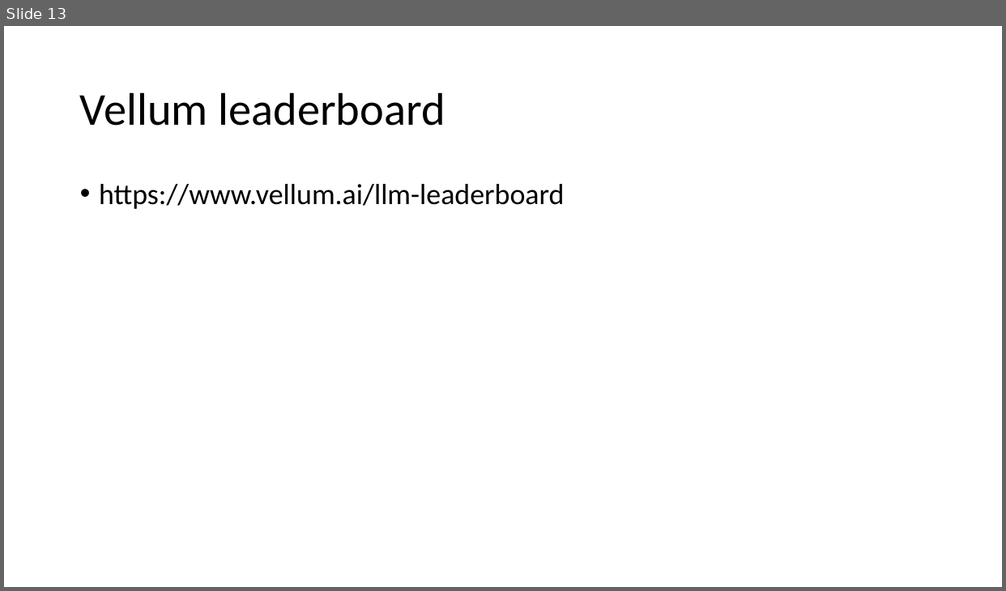
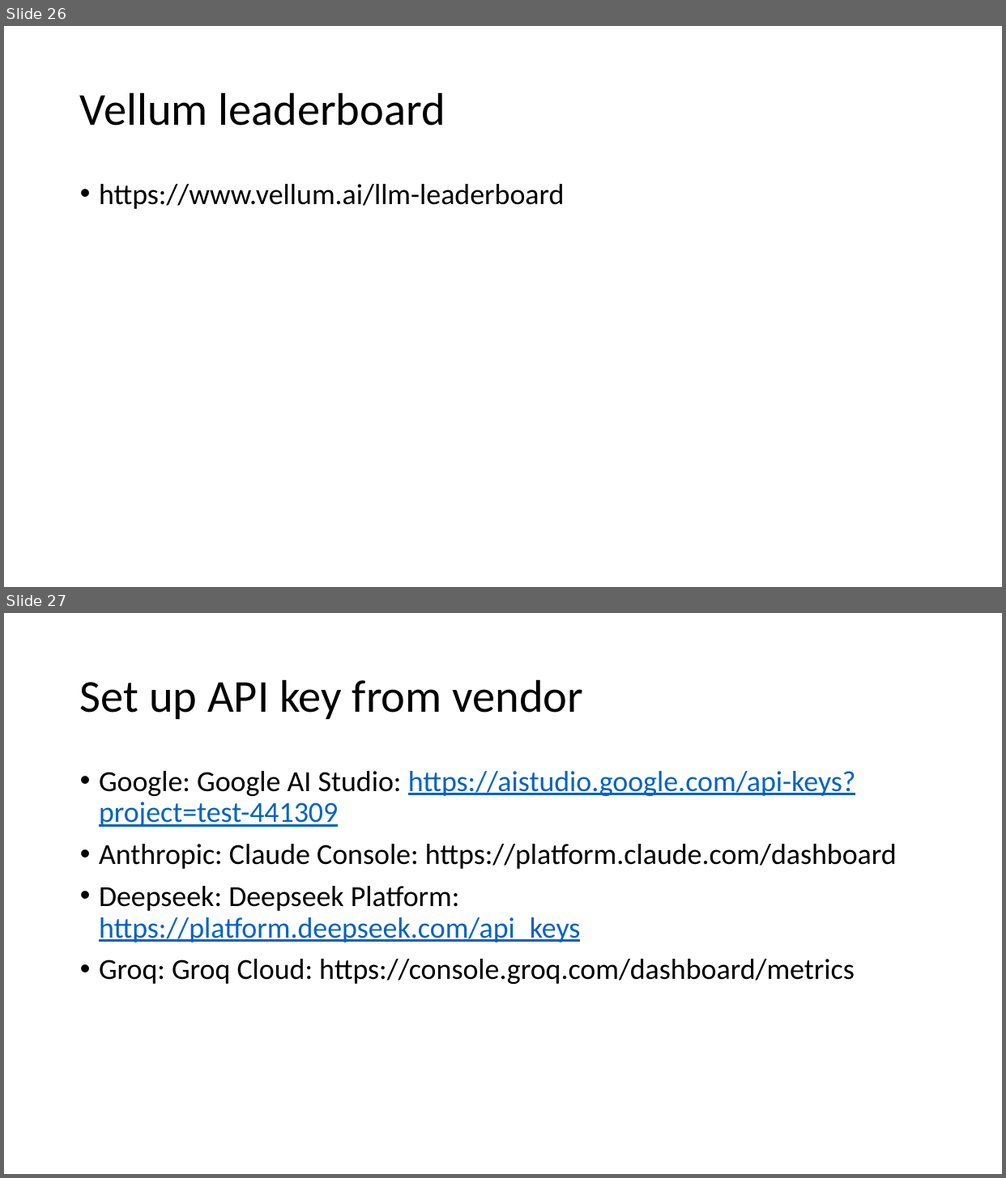
Before and after one commit to kindaichinisan/agents, a slide deck: wj_folder/AI Engineer Agentic Track.pptx. Shown one above the other, each under a label of ours: slide 13 before the commit, slides 26 and 27 after it. The pictures are 1006x591 and 1006x1178 pixels, drawn with LibreOffice and Linux fonts; fonts in the diff are those of the drawing. Boxes give left, top, right and bottom in pixels: in the first picture for what was removed or moved away, otherwise in the second. Text is boxed around its words. In the diff, an @@ line names an element or a change of style, - is before the commit and + after.

```diff
--- a/wj_folder/AI Engineer Agentic Track.pptx
+++ b/wj_folder/AI Engineer Agentic Track.pptx
@@ slide 27 added at (x1=4, y1=613, x2=1002, y2=1174), background #FFFFFF @@
@@ title added at (x1=80, y1=679, x2=583, y2=719), 44 pt, text #000000 @@
+Set up API key from vendor
@@ text added at (x1=99, y1=771, x2=897, y2=984), 28 pt, text #000000 @@
+• Google: Google AI Studio: https://aistudio.google.com/api-keys?project=test-441309
+• Anthropic: Claude Console: https://platform.claude.com/dashboard
+• Deepseek: Deepseek Platform: https://platform.deepseek.com/api_keys
+• Groq: Groq Cloud: https://console.groq.com/dashboard/metrics
@@ what was slide 13 is now slide 26 @@
```
Also in this commit, not shown: 2 slides changed, 18 other slides added, 7 other files.
